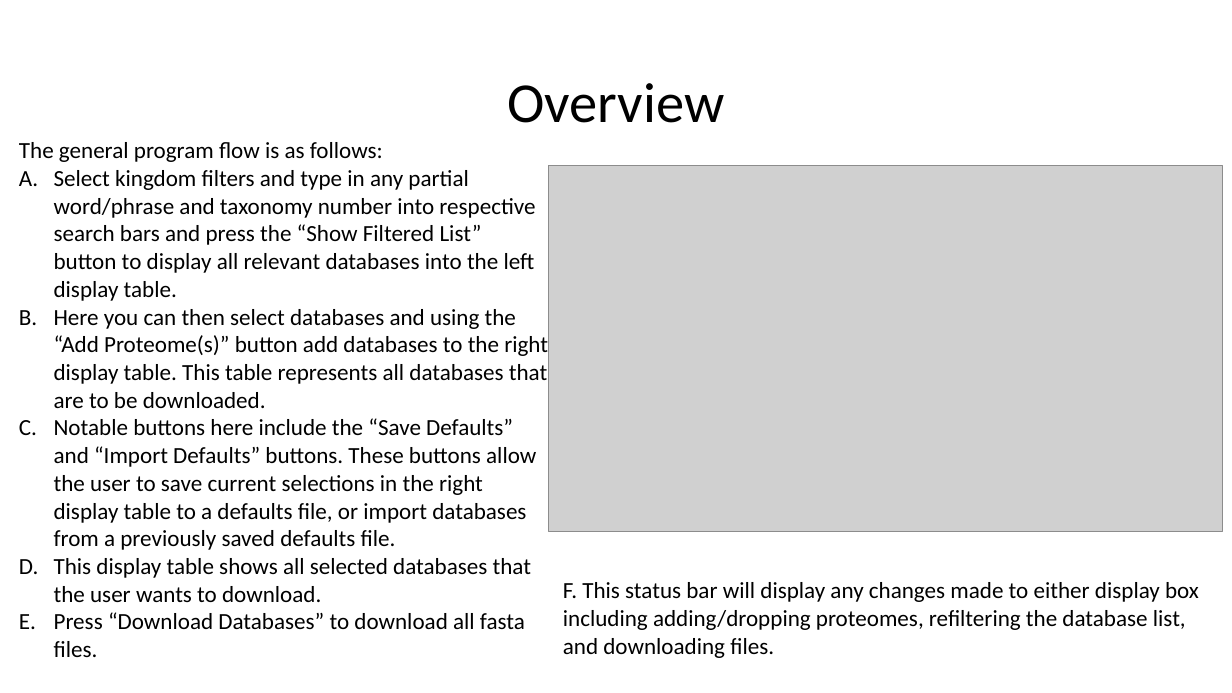
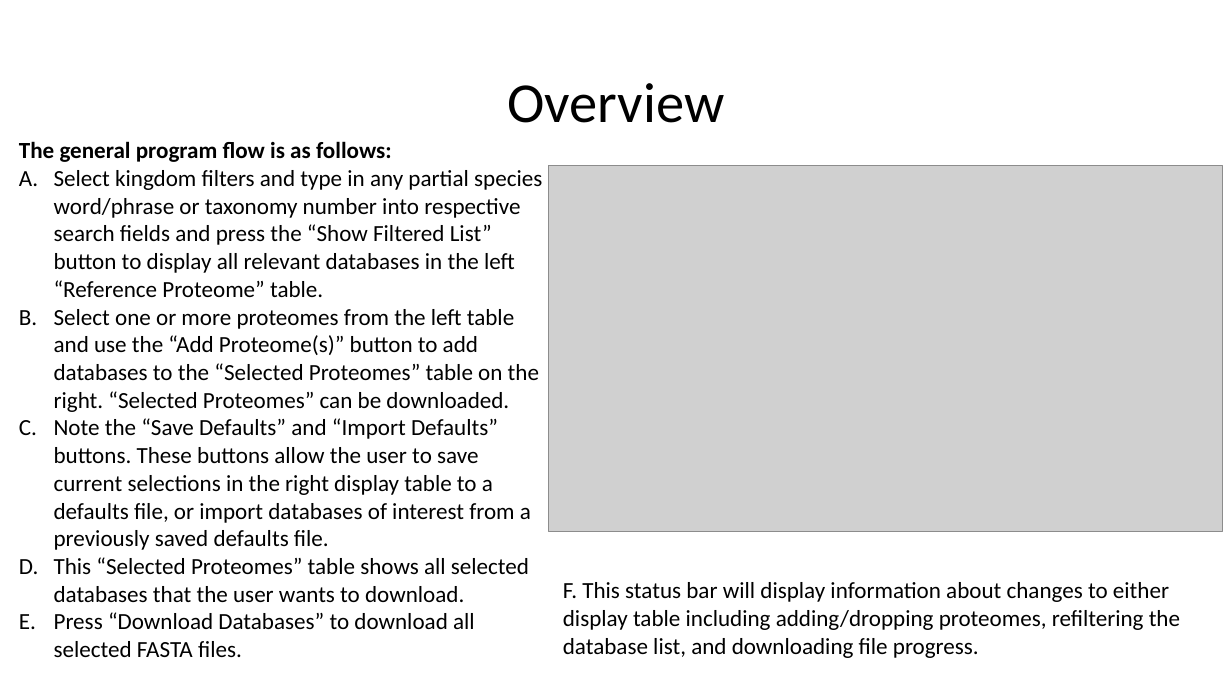
Before and after one commit to lily-liang12/Reference_Proteome_Manager, a slide deck: slide 7 of User Guide.pptx (slide 2 before the commit). Drawn at 1232x693 pixels with LibreOffice and Linux fonts; fonts in the diff are those of the drawing; grey boxes stand for pictures. Boxes give left, top, right and bottom in pixels: in the first picture for what was removed or moved away, otherwise in the second. Text is boxed around its words. In the diff, an @@ line names an element or a change of style, - is before the commit and + after.

```diff
--- a/User Guide.pptx
+++ b/User Guide.pptx
@@ text at [19, 141, 392, 162]: bold on in "The general program flow is as follows:" @@
@@ text at [54, 170, 542, 657]: text changed @@
-A. Select kingdom filters and type in any partial word/phrase and taxonomy number into respective search bars and press the “Show Filtered List” button to display all relevant databases into the left display table.
-B. Here you can then select databases and using the “Add Proteome(s)” button add databases to the right display table. This table represents all databases that are to be downloaded.
-C. Notable buttons here include the “Save Defaults” and “Import Defaults” buttons. These buttons allow the user to save current selections in the right display table to a defaults file, or import databases from a previously saved defaults file.
-D. This display table shows all selected databases that the user wants to download.
-E. Press “Download Databases” to download all fasta files.
+A. Select kingdom filters and type in any partial species word/phrase or taxonomy number into respective search fields and press the “Show Filtered List” button to display all relevant databases in the left “Reference Proteome” table.
+B. Select one or more proteomes from the left table and use the “Add Proteome(s)” button to add databases to the “Selected Proteomes” table on the right. “Selected Proteomes” can be downloaded.
+C. Note the “Save Defaults” and “Import Defaults” buttons. These buttons allow the user to save current selections in the right display table to a defaults file, or import databases of interest from a previously saved defaults file.
+D. This “Selected Proteomes” table shows all selected databases that the user wants to download.
+E. Press “Download Databases” to download all selected FASTA files.
@@ text at [563, 582, 1180, 658]: text changed @@
-F. This status bar will display any changes made to either display box including adding/dropping proteomes, refiltering the database list, and downloading files.
+F. This status bar will display information about changes to either display table including adding/dropping proteomes, refiltering the database list, and downloading file progress.
```
Also in this commit, not shown: 4 other slides changed, 5 slides added.
